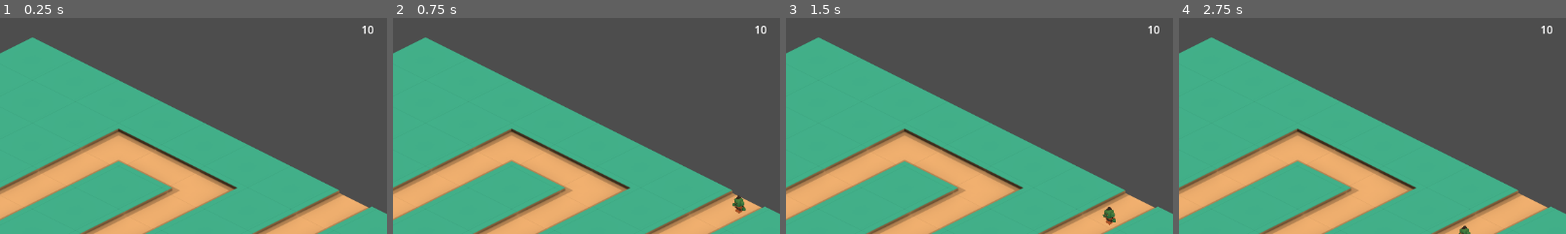
Above: before the commit, frames 1-4 (left to right).
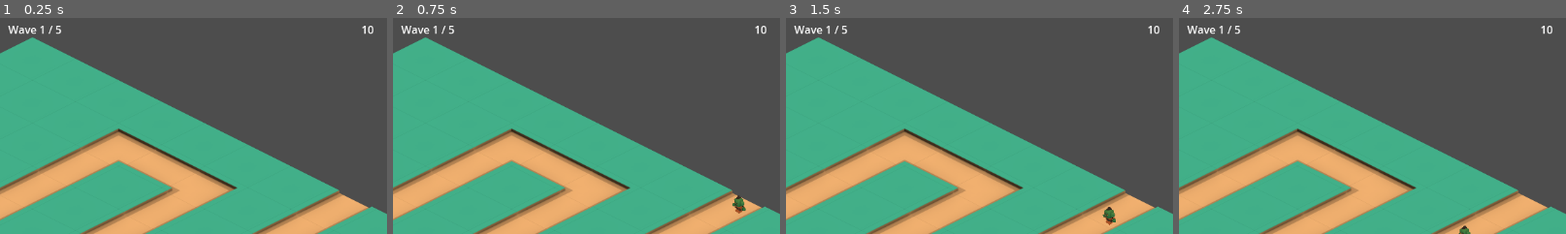
Above: after the commit, the same moments.

Repository: Robert-Riordan-UCD/GameDevJourney
Game: Godot game, scene res://Levels/Level1.tscn
Same seed, same stepped clock (60 frames per second), same inputs: the game is played once before the commit and once after it.
Inputs (mouse positions are % of the whole screen's width and height, from its top left):
- Up to frame 1 (0.25 s): no input
- Up to frame 2 (0.75 s): move the mouse to (72, 45) at 0.52 s; press the mouse at (72, 45) at 0.53 s
- Up to frame 3 (1.5 s): move the mouse to (30, 55) at 1.27 s; release the mouse at (30, 55) at 1.28 s; right-click (30, 55) at 1.35 s; click (30, 55) at 1.42 s
- Up to frame 4 (2.75 s): move the mouse to (60, 28) at 2.02 s; press the mouse at (60, 28) at 2.03 s
The pictures show only the part of the screen within x 46-96%, y 2-52%; the shares and areas given below are measured in that part.

The runs differ from the first frame. In frame 1, 0.2% of the frame differs, in the area x 2-16%, y 3-8%; in frame 2, 0.2%; in frame 3, 0.2%; in frame 4, 0.2%.

Commit message:
Added a wave counter

Diff:
--- a/Isometric_Tower_Defense/Enemies/Spawner.gd
+++ b/Isometric_Tower_Defense/Enemies/Spawner.gd
@@ -2,6 +2,7 @@
 
 signal enemy_spawned(enemy, position)
 signal all_enemies_spawned
+signal new_wave(wave_number)
 
 @export var path : Node2D
 
@@ -15,6 +16,8 @@
 @onready var unit_timer = $UnitTimer
 @onready var wave_timer = $WaveTimer
 
+@onready var current_wave : int = 1
+
 var orc_scene := preload("res://Enemies/Orc.tscn")
 var first_spawn := true
 
@@ -22,6 +25,7 @@
 	unit_timer.wait_time = wait_between_units
 	wave_timer.wait_time = wait_between_waves
 	unit_timer.start()
+	new_wave.emit(current_wave)
 
 func spawn_orc() -> void:
 	var new_orc : Node2D = orc_scene.instantiate()
@@ -42,4 +46,7 @@
 			all_enemies_spawned.emit()
 
 func _on_wave_timer_timeout():
+	current_wave += 1
 	unit_timer.start()
+	print("New wave")
+	new_wave.emit(current_wave)
--- a/Isometric_Tower_Defense/GUI/GUI.gd
+++ b/Isometric_Tower_Defense/GUI/GUI.gd
@@ -2,10 +2,19 @@
 extends Control
 
 @onready var gold_amount = $VBoxContainer/HBoxContainer/GoldAmount
+@onready var wave_counter = $VBoxContainer/HBoxContainer/WaveCounter
 @onready var health = $VBoxContainer/HBoxContainer/Health
+
+var total_waves : int
 
 func set_gold_amount(amount: int) -> void:
 	gold_amount.text = str(amount)
 
 func set_health(h: int) -> void:
 	health.text = str(h)
+
+func set_total_waves(waves: int) -> void:
+	total_waves = waves
+
+func set_current_wave(wave: int) -> void:
+	wave_counter.text = "Wave " + str(wave) + " / " + str(total_waves)
--- a/Isometric_Tower_Defense/GUI/GUI.tscn
+++ b/Isometric_Tower_Defense/GUI/GUI.tscn
@@ -34,8 +34,13 @@
 
 [node name="GoldAmount" type="Label" parent="VBoxContainer/HBoxContainer"]
 layout_mode = 2
-size_flags_horizontal = 2
+size_flags_horizontal = 0
 text = "<GOLD AMOUNT>"
+
+[node name="WaveCounter" type="Label" parent="VBoxContainer/HBoxContainer"]
+layout_mode = 2
+size_flags_horizontal = 6
+text = "Wave <Current>/<Max>"
 
 [node name="Health" type="Label" parent="VBoxContainer/HBoxContainer"]
 layout_mode = 2
--- a/Isometric_Tower_Defense/Levels/Level1.tscn
+++ b/Isometric_Tower_Defense/Levels/Level1.tscn
@@ -167,6 +167,7 @@
 [connection signal="enemy_reached_end" from="Enemies" to="." method="_on_enemies_enemy_reached_end"]
 [connection signal="all_enemies_spawned" from="SpawnPoint" to="Enemies" method="_on_spawn_point_all_enemies_spawned"]
 [connection signal="enemy_spawned" from="SpawnPoint" to="Enemies" method="_on_spawn_point_enemy_spawned"]
+[connection signal="new_wave" from="SpawnPoint" to="." method="_on_spawn_point_new_wave"]
 [connection signal="timeout" from="SpawnPoint/UnitTimer" to="SpawnPoint" method="_on_unit_timer_timeout"]
 [connection signal="timeout" from="SpawnPoint/WaveTimer" to="SpawnPoint" method="_on_wave_timer_timeout"]
 [connection signal="tower_selected" from="CanvasLayer/TowerSelect/HBoxContainer/CrossbowSelect" to="TowerManager" method="_on_tower_selected"]
--- a/Isometric_Tower_Defense/Levels/LevelManager.gd
+++ b/Isometric_Tower_Defense/Levels/LevelManager.gd
@@ -11,6 +11,8 @@
 func _ready():
 	gui.set_gold_amount(gold)
 	gui.set_health(health)
+	gui.set_total_waves(len($SpawnPoint.wave_units))
+	gui.set_current_wave(1)
 
 func spend_gold(amount: int) -> bool:
 	if amount > gold or amount < 0:
@@ -35,3 +37,7 @@
 func _on_enemies_all_enemies_defeated():
 	if health <= 0: return
 	$CanvasLayer/LevelWonPopup.display()
+
+func _on_spawn_point_new_wave(wave_number):
+	if gui == null: return
+	gui.set_current_wave(wave_number)
